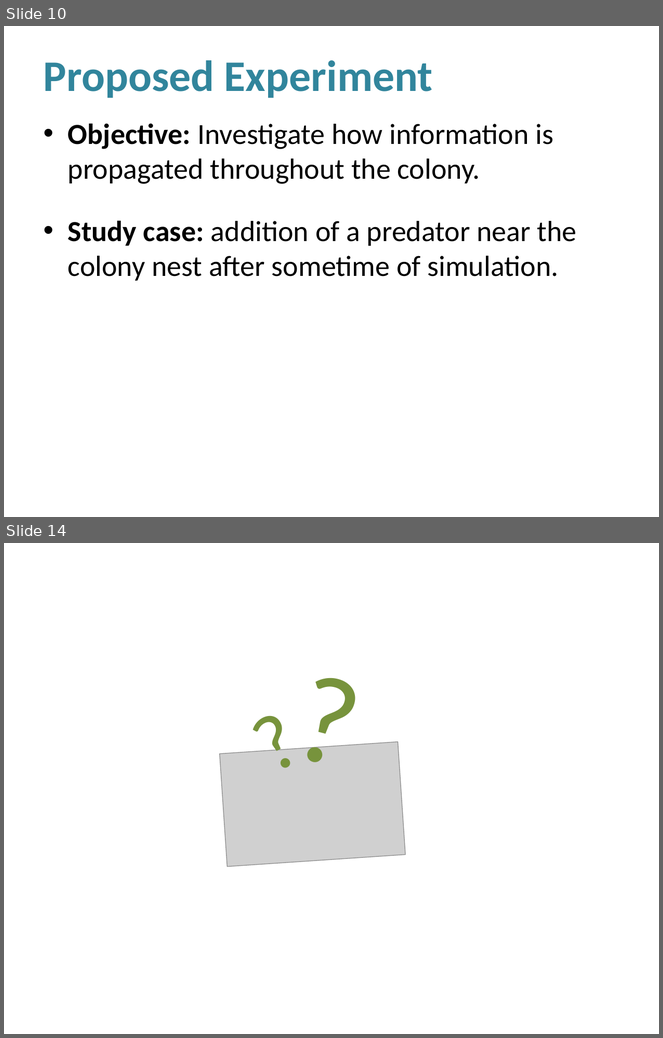
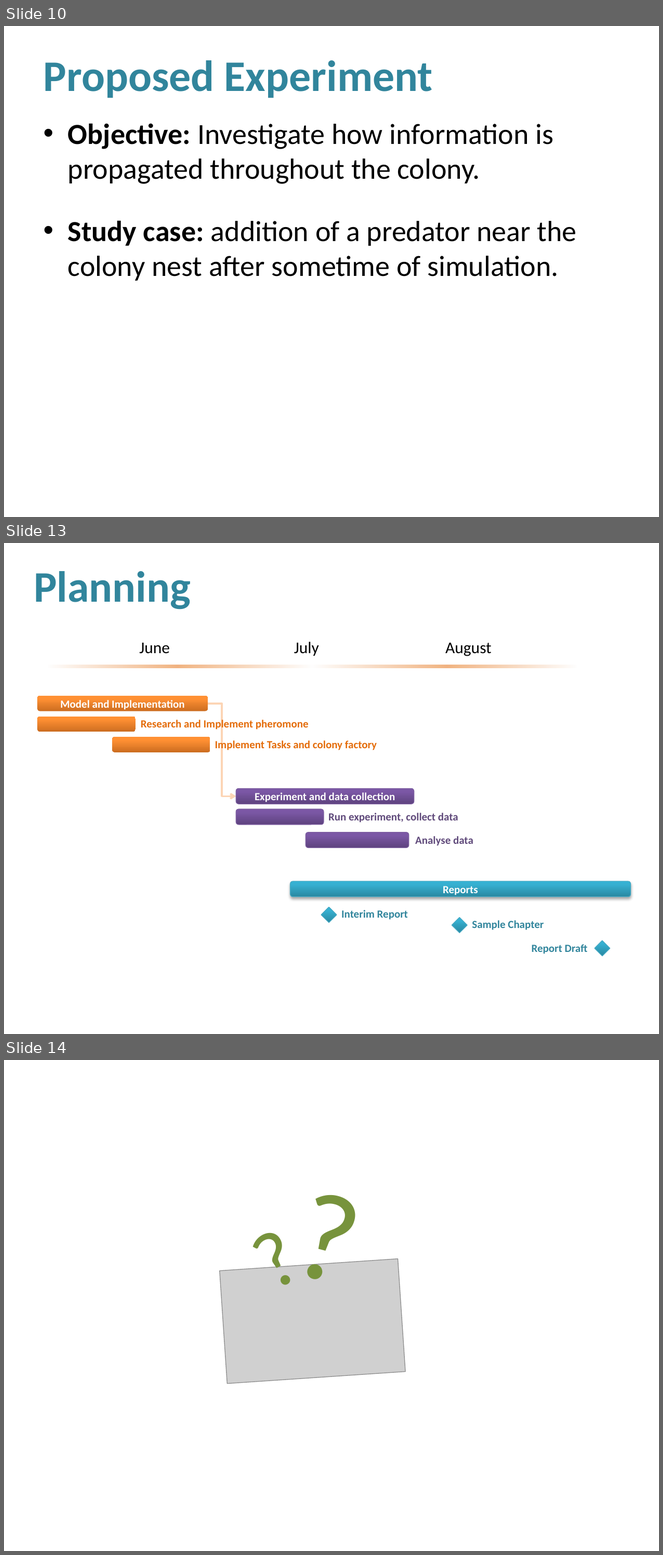
Before and after one commit to luiz-filipe/msc-project, a slide deck: presentation-june/Presentation.pptx. Shown one above the other, each under a label of ours: slides 10 and 14 before the commit, slides 10, 13 and 14 after it; the slides between them are not shown. The pictures are 663x1038 and 663x1555 pixels, drawn with LibreOffice and Linux fonts; fonts in the diff are those of the drawing; grey boxes stand for pictures; background and template pictures are left out. Boxes give left, top, right and bottom in pixels: in the first picture for what was removed or moved away, otherwise in the second. Text is boxed around its words. In the diff, an @@ line names an element or a change of style, - is before the commit and + after.

Commit message:
Planning slide redone.

```diff
--- a/presentation-june/Presentation.pptx
+++ b/presentation-june/Presentation.pptx
@@ slide 13 added at (4, 543, 659, 1034), background picture (left out) @@
@@ title added at (34, 571, 191, 610), 48 pt, text #31859C, bold @@
+Planning
@@ text added at (139, 642, 170, 654), 18 pt, text #000000 @@
+June
@@ text added at (294, 642, 319, 656), 18 pt, text #000000 @@
+July
@@ text added at (445, 642, 492, 656), 18 pt, text #000000 @@
+August
@@ rectangle added at (48, 665, 577, 668), fill gradient #FFFFFF to #E46C0A @@
@@ rounded rectangle added at (37, 696, 208, 711), fill gradient #CC6E20 to #FF9034 to #FF9136, 12 pt, text #FFFFFF, bold @@
+Model and Implementation
@@ elbow arrow added from (208, 704) to (236, 797), #FCD5B5 2 pt @@
@@ rounded rectangle added at (37, 717, 136, 732), fill gradient #CC6E20 to #FF9034 to #FF9136 @@
@@ text added at (141, 719, 309, 731), 12 pt, text #E46C0A, bold @@
+Research and Implement pheromone
@@ rounded rectangle added at (112, 737, 210, 753), fill gradient #CC6E20 to #FF9034 to #FF9136 @@
@@ text added at (215, 739, 377, 752), 12 pt, text #E46C0A, bold @@
+Implement Tasks and colony factory
@@ rounded rectangle added at (236, 788, 414, 805), fill gradient #5F4480 to #7B58A6 to #7C57A8, outline #7D60A0 0.75 pt, 12 pt, text #FFFFFF, bold @@
+Experiment and data collection
@@ rounded rectangle added at (236, 809, 324, 825), fill gradient #5F4480 to #7B58A6 to #7C57A8, outline #7D60A0 0.75 pt @@
@@ text added at (328, 813, 458, 823), 12 pt, text #604A7B, bold @@
+Run experiment, collect data
@@ rounded rectangle added at (306, 833, 409, 848), fill gradient #5F4480 to #7B58A6 to #7C57A8, outline #7D60A0 0.75 pt @@
@@ text added at (415, 836, 474, 846), 12 pt, text #604A7B, bold @@
+Analyse data
@@ rounded rectangle added at (291, 882, 631, 898), fill gradient #2A88A2 to #37B1D2 to #34B4D6, outline #46AAC5 0.75 pt, 12 pt, text #FFFFFF, bold @@
+Reports
@@ diamond added at (321, 908, 337, 923), fill gradient #2A88A2 to #37B1D2 to #34B4D6, outline #46AAC5 0.75 pt @@
@@ text added at (341, 910, 408, 920), 12 pt, text #31859C, bold @@
+Interim Report
@@ diamond added at (452, 918, 468, 934), fill gradient #2A88A2 to #37B1D2 to #34B4D6, outline #46AAC5 0.75 pt @@
@@ text added at (472, 921, 544, 930), 12 pt, text #31859C, bold @@
+Sample Chapter
@@ text added at (532, 944, 588, 954), 12 pt, text #31859C, bold @@
+Report Draft
@@ diamond added at (595, 941, 611, 956), fill gradient #2A88A2 to #37B1D2 to #34B4D6, outline #46AAC5 0.75 pt @@
```
Also in this commit, not shown: 5 slides changed, 1 slide removed.
